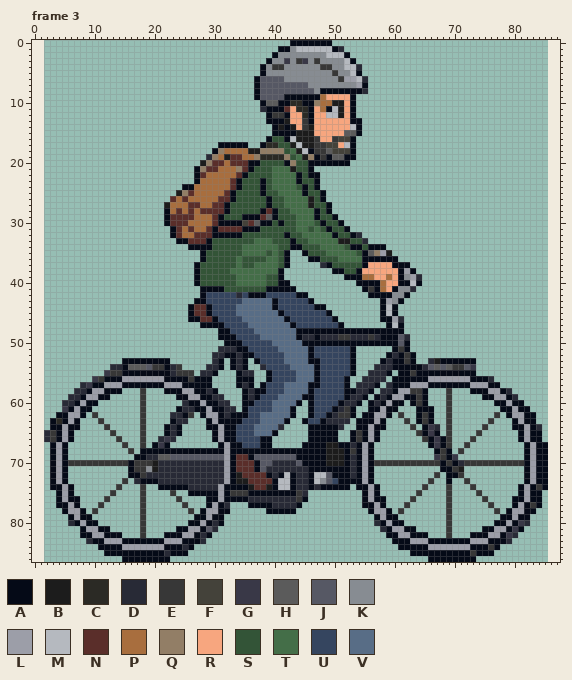
Pixel-art file -- art/source/rw_cyclist_adult2/rw_cyclist_adult2_pedal.aseprite. The picture above is the old version.
84x87 pixels, 8 frames. Shown: frame 3. The old version is drawn lined up with the new one, on the new canvas. The commit also changed other frames, which this record leaves out.
Palette (. is transparent): A #050a17  B #1c1c1c  C #2b2a25  D #282a36  E #373737  F #44423a  G #393847  H #5b5b5b  J #565864  K #878c92  L #9c9ea8  M #b5b9bf  N #5a2e2a  P #a86e3e  Q #927e66  R #f7a67f  S #335437  T #446e48  U #35455f  V #586d86
Once edited:
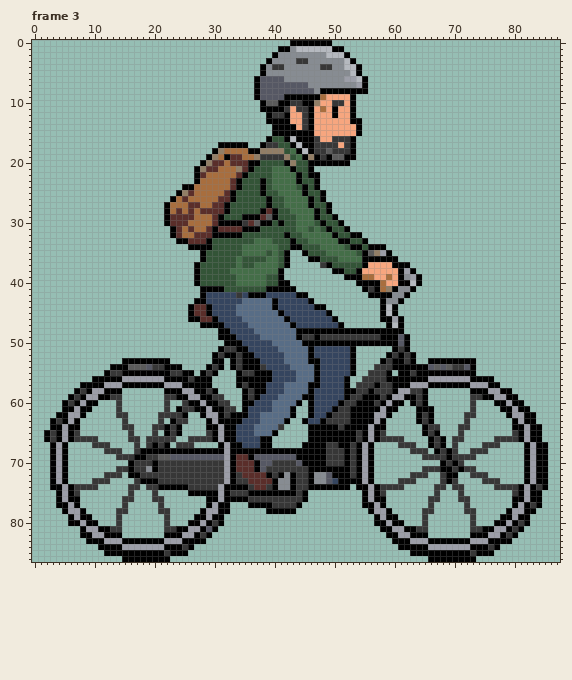
Changes in this commit:
canvas 84x87 -> 88x87, the old top-left corner now at 2,0
colour A: #050a17 -> #000000
Changed rows in their new state; - is a pixel that keeps its letter.
Frame 3:
first column x 28:
 1 -----------------------A----
 3 --------------K--E-K--------
 4 --------------------------A-
 5 ----------------------K-----
 6 -----------------------K---A
 8 ---------------------------A
10 ---------------EE---RREE----
11 ----------A---E-EE---RAR----
12 -----------------E---RAR----
13 --------------A-------------
14 -------------A-A--A------R--
15 ----------------AAA-----RR--
16 ----------------AAA----EE---
17 -----------EE--A-AA--EE-E---
18 --------AA------A-----EEE---
19 -A--A-----EEEE---A----------
20 A---------------------------
21 ---------------A------------
first column x 2:
25 ----------------------A------------------------------------------------------------
26 ---------------------A----------------------A--------------------------------------
27 --------------------A-----------------------A--------------------------------------
30 ---------------------------------E-------------------------------------------------
32 ----------------------------------------------------A------------------------------
33 -------------------------------------------------AA--A-----------------------------
35 ---------------------------------------------------------A-------------------------
37 ----------------------------------------------E------------------------------------
39 --------------------------------------------------------------A--------------------
41 ---------------------------------------------------------Q---A---------------------
42 --------------------------------E--------------------------------------------------
43 ---------------------------------------------------------K-------------------------
46 -----------------------------------------------------------A-----------------------
49 -------------------------------------------EE-EEE--EEE-E----A----------------------
51 -----------------------------AEE---------------------------------------------------
52 ----------------------------AE--E-------------------------E------------------------
53 ----------------------------A---E-A----------------------E------AA-----------------
54 -----------AA--------AA----AE---E-AAE------------------EEE-----A-------A-----------
55 ----------A----------E-AA-AE-----EEAA-----------------EEE--------------------------
56 --------AA-------------------------AA----------------EEEEA----------------A--------
57 ------AA-------------------------E-A----------------EEE-EE-------------------------
58 -----AE---------.----------E------E-----------------EE-EEE---------.---------A-----
59 ----AE-----EE---.---EE------EE----E----------------EE-A-E----------.---EE-----A----
60 ---AE-------E---.---E--E-----EE-------------------EE-A-E-----------.---E-----------
61 ---A--------E---.---E--EE-----EE-----------------E--AA-------------.---E-----------
62 --------.---EE--.--EEEE-.-----E-----------------E---A------.-------.--EE---.-------
63 --E------.---E--.--E--EE-----------------------EEEEA--------.------.--E---.--------
64 ----------.--EE-.-EE-E-----------------E---------EAA---------.--EE-.-EE--.--------A
65 A----E-----.--E-.-E--E-----E---------------------AA-----E-----.-E--.-E--.-----E----
66 A----EEEE---.-EE.EEEEE--EEEE---------------------AA-----EEEE---.-E-.EE-.---EEEE----
67 --------EEE--.-E.E-E--EEE----------------------EE--E-------EEE---E-.E-.--EEE-------
68 ----------EEE-.E-------------------------------EEE-----------EEE----E.-EEE---------
69 ------------EEE--EE----------------------------EEE-E-----------EEE--EEEE-----------
70 ----..........----AEEEEEEEEEEE--------EEEE-----EEE-E---...........---E..........---
71 ------------EE----AEEEEEEEEEEE-------EEEEEEE-------E-----------EEE---AEE-----------
72 ----------EEE----EEEEEEEEEEEEE--E-----E-K-EE-KK----E---------EEE-.E--.-EEE---------
73 --------EEE--.-E---EEEEEEEEEEE--EE-----KK-EE-K-------------EEE--.-E-E-.--EEE-------
74 -----EEEE---.-EE.EE-----EEEEE-----E--E-KK-EE-A----------EEEE---.-EE.EE-.---EEEE----
75 -----E-----.--E-.-E--.---------------------A------------E-----.--E-.-E--.-----E----
76 ----------.--EE-.-EE--.-----------EEEEEEEE-------------------.--EE-.-EE--.---------
77 ---------.---E--.--E---.------A-------EEEE------------------.---E--.--E---.--------
78 --------.---EE--.--EE---.----------------------------------.---EE--.--EE---.-------
79 ------------E---.---E------------------------------------------E---.---E-----------
80 ----A-------E---.---E-------E--------------------------A-------E---.---E-------EA--
81 -----------EE---.---EE------A---------------------------A-----EE---.---EE-----E----
82 ----------------.---------E----------------------------------------.---------EA----
83 -------A------------------A--------------------------------------------------A-----
84 -----------------------E-----------------------------------------------------------
85 --------------------E--------------------------------------------------------------
Pixel boxes of the changes (left, top, right, bottom) in both pictures:
changed: (44, 40, 548, 562)
